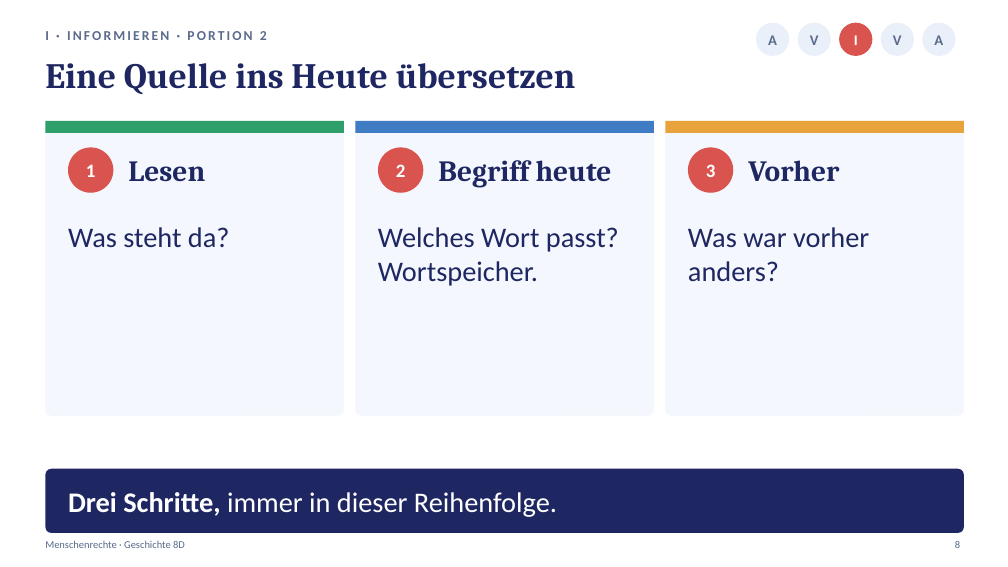
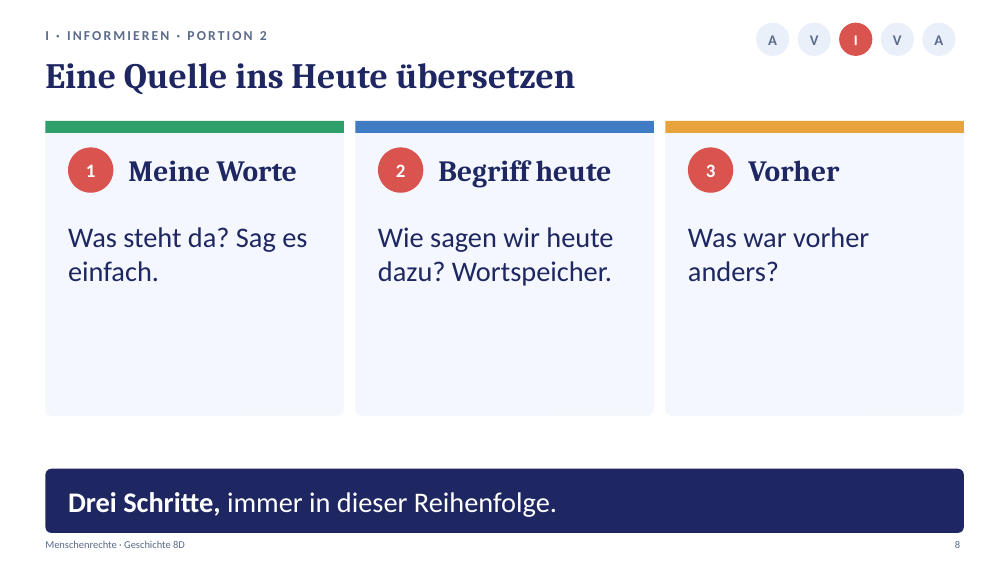
Before and after one commit to golzkonstantin-gif/Schule, a slide deck: slide 8 of Geschichte_8D/Stunde4_Menschenrechte/Praesentation_Stunde4_Menschenrechte_8D.pptx. Drawn at 1008x567 pixels with LibreOffice and Linux fonts; fonts in the diff are those of the drawing. Boxes give left, top, right and bottom in pixels: in the first picture for what was removed or moved away, otherwise in the second. Text is boxed around its words. In the diff, an @@ line names an element or a change of style, - is before the commit and + after.

```diff
--- a/Geschichte_8D/Stunde4_Menschenrechte/Praesentation_Stunde4_Menschenrechte_8D.pptx
+++ b/Geschichte_8D/Stunde4_Menschenrechte/Praesentation_Stunde4_Menschenrechte_8D.pptx
@@ text at box(128, 160, 297, 181): text changed @@
-Lesen
+Meine Worte
@@ text at box(68, 227, 307, 281): text changed @@
-Was steht da?
+Was steht da? Sag es einfach.
@@ text at box(378, 227, 613, 286): text changed @@
-Welches Wort passt? Wortspeicher.
+Wie sagen wir heute dazu? Wortspeicher.
```
Also in this commit, not shown: 4 other slides changed, 15 other files.
